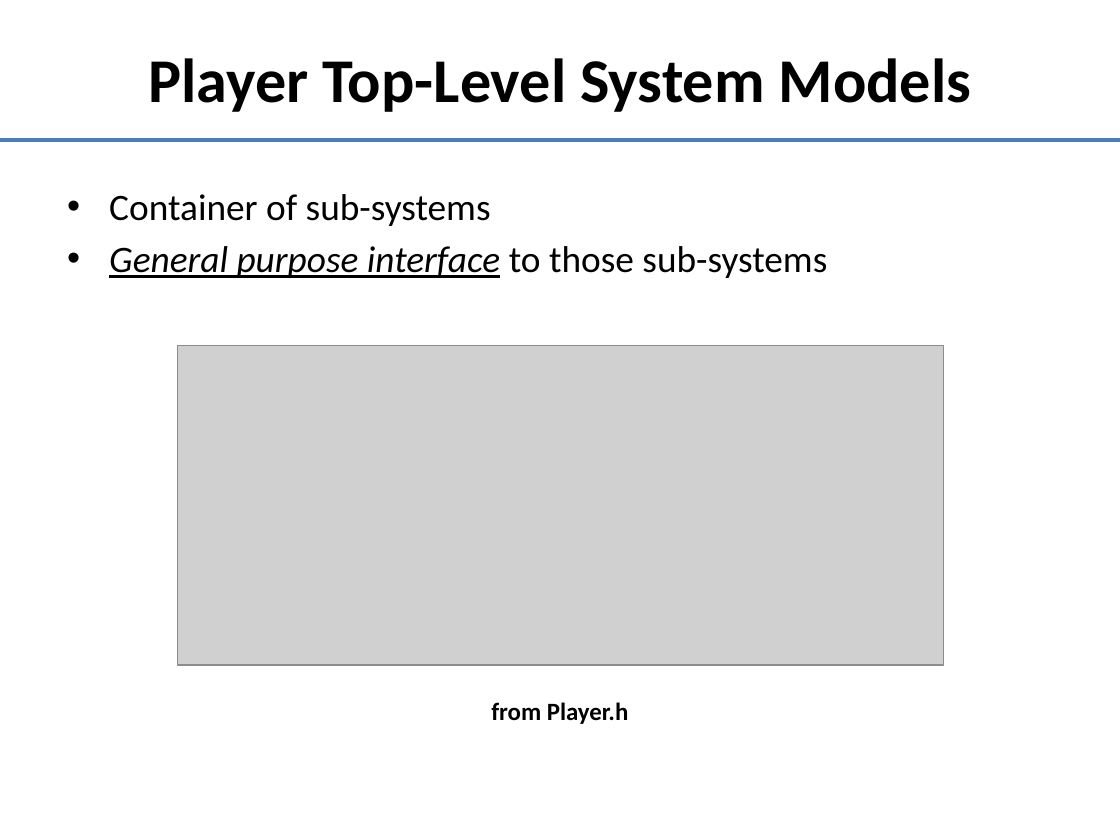
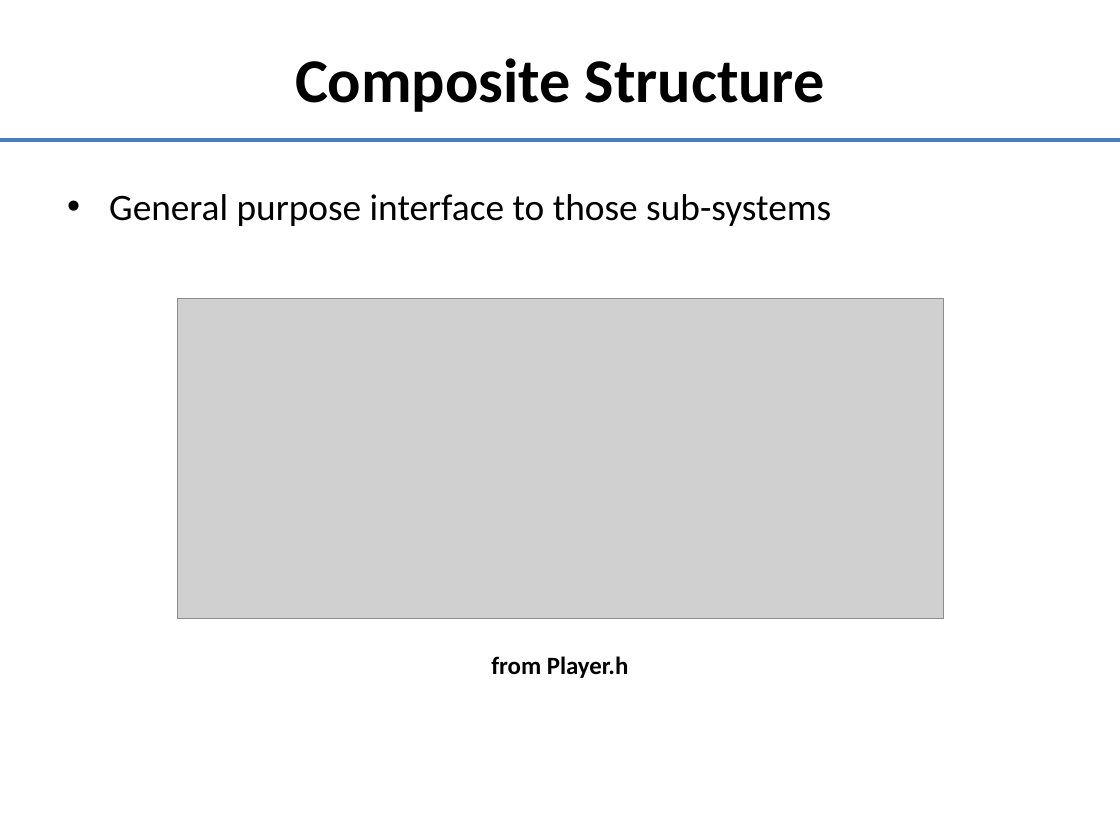
Before and after one commit to doughodson/OpenEaagles, a slide deck: slide 5 of doc/umlDiagrams/player-control-logic.pptx (slide 3 before the commit). Drawn at 1120x840 pixels with LibreOffice and Linux fonts; fonts in the diff are those of the drawing; grey boxes stand for pictures. Boxes give left, top, right and bottom in pixels: in the first picture for what was removed or moved away, otherwise in the second. Text is boxed around its words. In the diff, an @@ line names an element or a change of style, - is before the commit and + after.

```diff
--- a/doc/umlDiagrams/player-control-logic.pptx
+++ b/doc/umlDiagrams/player-control-logic.pptx
@@ title at (295, 58, 825, 112): text changed @@
-Player Top-Level System Models
+Composite Structure
@@ text "General purpose interface to those ..." at (109, 194, 831, 226): italic off, underline off in "General purpose interface" @@
@@ text at (109, 194, 491, 226): paragraph removed @@
-• Container of sub-systems
@@ picture: place and size @@
-picture at (177, 345, 943, 664)
+picture at (177, 299, 943, 618)
@@ text "from Player.h": place and size @@
-text "from Player.h" at (491, 702, 629, 724)
+text "from Player.h" at (491, 656, 629, 678)
```
Also in this commit, not shown: 11 other slides changed, 5 slides added, 1 other file.
